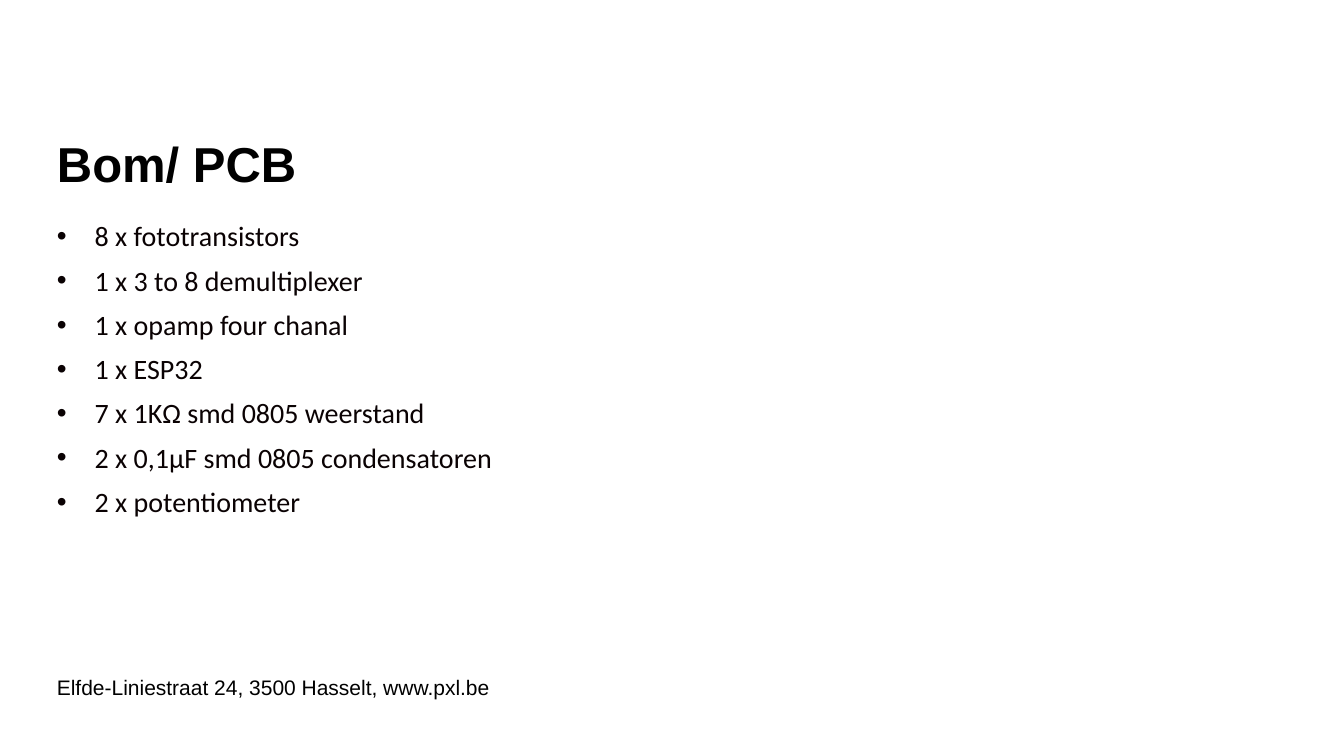
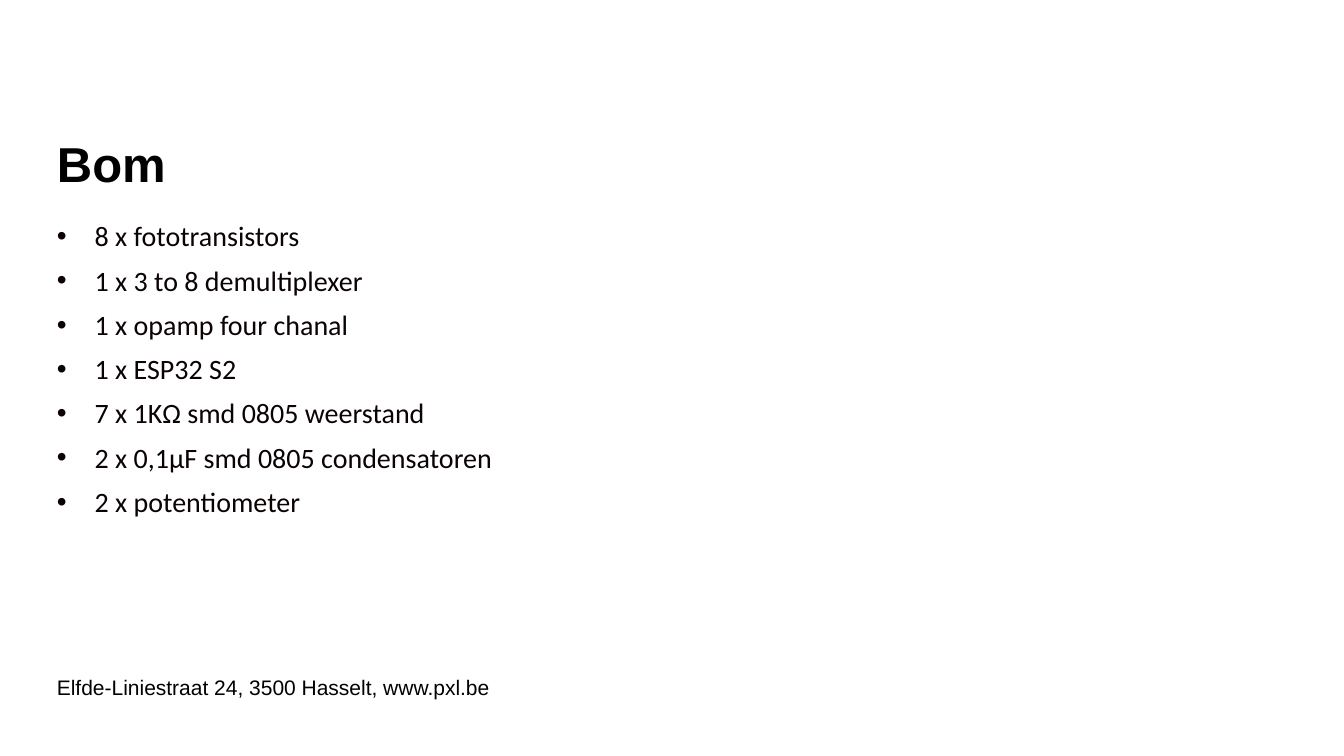
Before and after one commit to PhilippeArnaudHiroux/Elektronische_systemen_2, a slide deck: slide 4 of powerpoint_sjabloon [Autosaved].pptx. Drawn at 1344x756 pixels with LibreOffice and Linux fonts; fonts in the diff are those of the drawing; background and template pictures are left out. Boxes give left, top, right and bottom in pixels: in the first picture for what was removed or moved away, otherwise in the second. Text is boxed around its words. In the diff, an @@ line names an element or a change of style, - is before the commit and + after.

```diff
--- a/powerpoint_sjabloon [Autosaved].pptx
+++ b/powerpoint_sjabloon [Autosaved].pptx
@@ title at [57, 148, 166, 183]: text changed @@
-Bom/ PCB
+Bom
@@ subtitle at [95, 360, 236, 380]: text changed @@
-• 1 x ESP32
+• 1 x ESP32 S2
```
Also in this commit, not shown: 1 other slide changed, 3 slides added, 3 slides removed, 1 other file.
